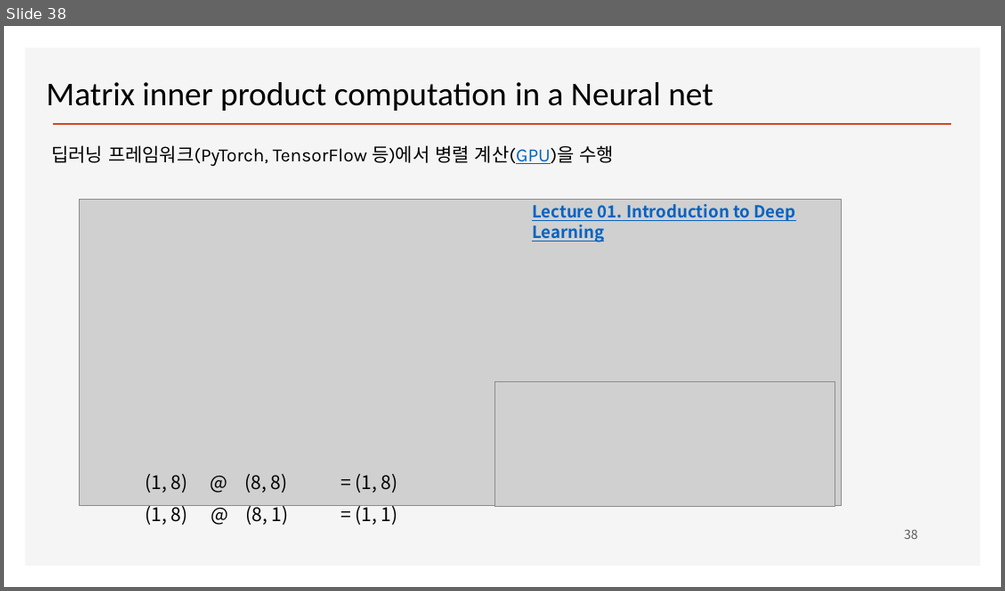
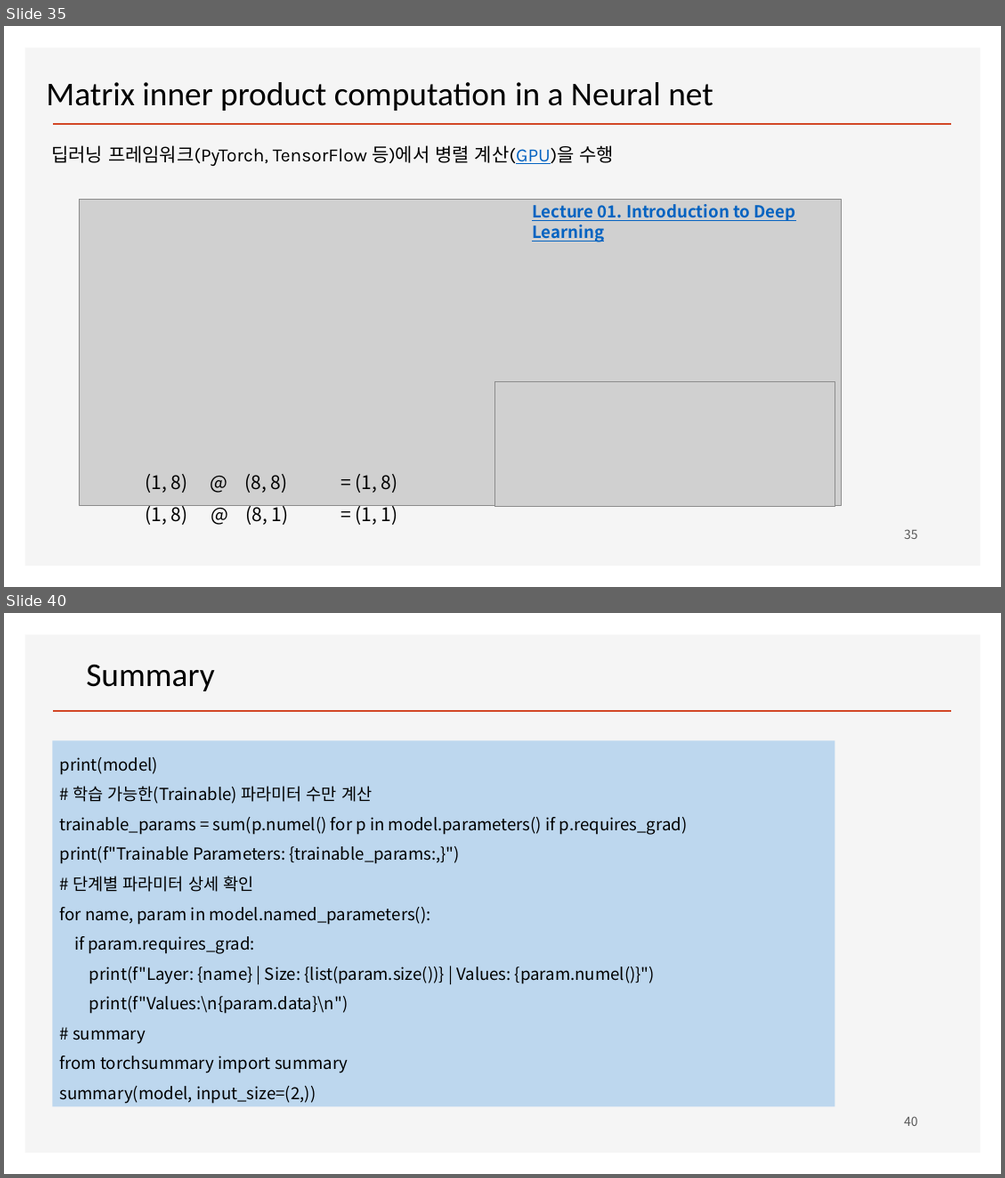
Before and after one commit to ancestor9/mathematics-for-machine-learning, a slide deck: w4_Perceptron_Regression.pptx. Shown one above the other, each under a label of ours: slide 38 before the commit, slides 35 and 40 after it; the slides between them are not shown. The pictures are 1005x591 and 1005x1178 pixels, drawn with LibreOffice and Linux fonts; fonts in the diff are those of the drawing; grey boxes stand for pictures; background and template pictures are left out. Boxes give left, top, right and bottom in pixels: in the first picture for what was removed or moved away, otherwise in the second. Text is boxed around its words. In the diff, an @@ line names an element or a change of style, - is before the commit and + after.

```diff
--- a/w4_Perceptron_Regression.pptx
+++ b/w4_Perceptron_Regression.pptx
@@ slide 40 added at (4, 613, 1001, 1174), background #FFFFFF; not listed: 2 template elements that a slide beside it also shows @@
@@ text added at (86, 664, 214, 691), 32 pt, text #000000 @@
+Summary
@@ rectangle added at (53, 741, 834, 1107), fill #BDD7EE, 16 pt, text #000000 @@
+print(model)
+# 학습 가능한(Trainable) 파라미터 수만 계산
+trainable_params = sum(p.numel() for p in model.parameters() if p.requires_grad)
+print(f"Trainable Parameters: {trainable_params:,}")
+# 단계별 파라미터 상세 확인
+for name, param in model.named_parameters():
+if param.requires_grad:
+print(f"Layer: {name} | Size: {list(param.size())} | Values: {param.numel()}")
+print(f"Values:\n{param.data}\n")
+# summary
+from torchsummary import summary
+summary(model, input_size=(2,))
@@ page number added at (904, 1116, 918, 1126), 12 pt, text #595959 @@
+40
@@ what was slide 38 is now slide 35 @@
@@ page number at (904, 529, 918, 539): text changed @@
-38
+35
```
Also in this commit, not shown: 14 slides changed, 1 other slide added, 22 slides removed.
